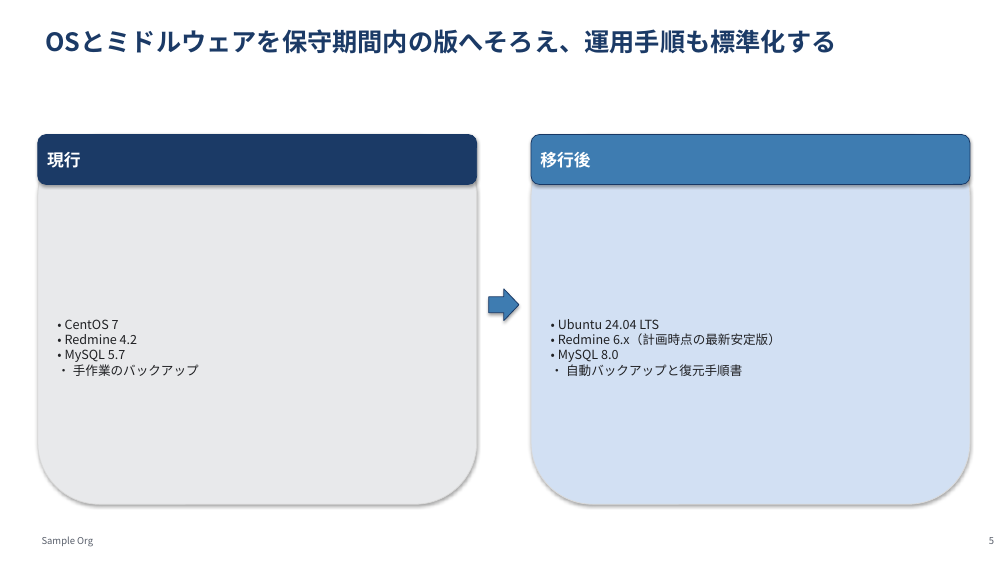
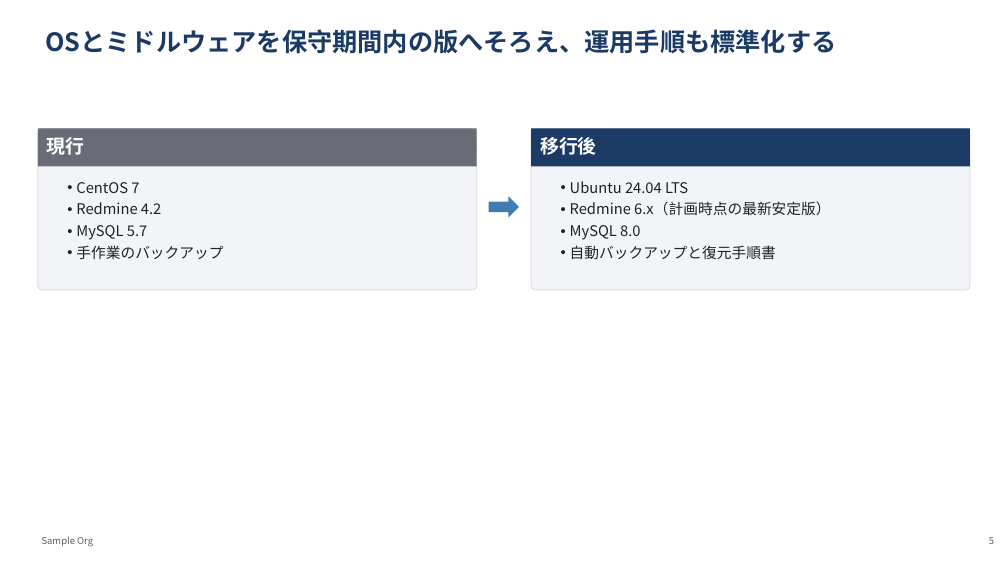
Before and after one commit to YHirano7/Artifacts, a slide deck: slide 5 of skills/pptx-deck/examples/redmine-migration/redmine-migration.pptx. Drawn at 1008x567 pixels with LibreOffice and Linux fonts; fonts in the diff are those of the drawing. Boxes give left, top, right and bottom in pixels: in the first picture for what was removed or moved away, otherwise in the second. Text is boxed around its words. In the diff, an @@ line names an element or a change of style, - is before the commit and + after.

```diff
--- a/skills/pptx-deck/examples/redmine-migration/redmine-migration.pptx
+++ b/skills/pptx-deck/examples/redmine-migration/redmine-migration.pptx
@@ rectangle "現行": place and size @@
-rectangle "現行" at (38, 135, 476, 185)
+rectangle "現行" at (38, 129, 476, 166)
@@ rectangle "現行" at (38, 129, 476, 166): size 16 to 18 pt; vertical alignment middle to top; rounded rectangle to rectangle; fill #1B3A66 to #696C76; outline #193866 0.75 pt to none; shadow off @@
@@ rounded rectangle: place and size @@
-rounded rectangle at (38, 135, 476, 504)
+rounded rectangle at (38, 129, 476, 290)
@@ rounded rectangle at (38, 129, 476, 290): fill #E8E9EB to #F2F4F8; shadow off; proportions changed @@
@@ rectangle "移行後": place and size @@
-rectangle "移行後" at (531, 135, 969, 185)
+rectangle "移行後" at (531, 129, 969, 166)
@@ rectangle "移行後" at (531, 129, 969, 166): size 16 to 18 pt; vertical alignment middle to top; rounded rectangle to rectangle; fill #3E7CB1 to #1B3A66; outline #193866 0.75 pt to none; shadow off @@
@@ rounded rectangle: place and size @@
-rounded rectangle at (531, 135, 969, 504)
+rounded rectangle at (531, 129, 969, 290)
@@ rounded rectangle at (531, 129, 969, 290): fill #D2E0F3 to #F2F4F8; shadow off; proportions changed @@
@@ text "CentOS 7" at (76, 182, 223, 259): vertical alignment middle to top @@
@@ text "Ubuntu 24.04 LTS" at (570, 181, 830, 259): vertical alignment middle to top @@
@@ text at (76, 182, 223, 259): text changed; size 12 to 14 pt @@
-• CentOS 7
-• Redmine 4.2
-• MySQL 5.7
-• 手作業のバックアップ
+• CentOS 7
+• Redmine 4.2
+• MySQL 5.7
+• 手作業のバックアップ
@@ right arrow: place and size @@
-right arrow at (488, 289, 519, 321)
+right arrow at (488, 197, 519, 218)
@@ right arrow at (488, 197, 519, 218): outline #193866 0.75 pt to none; shadow off @@
@@ text at (570, 181, 830, 259): text changed; size 12 to 14 pt @@
-• Ubuntu 24.04 LTS
-• Redmine 6.x（計画時点の最新安定版）
-• MySQL 8.0
-• 自動バックアップと復元手順書
+• Ubuntu 24.04 LTS
+• Redmine 6.x（計画時点の最新安定版）
+• MySQL 8.0
+• 自動バックアップと復元手順書
```
Also in this commit, not shown: 3 other slides changed, 41 other files.
